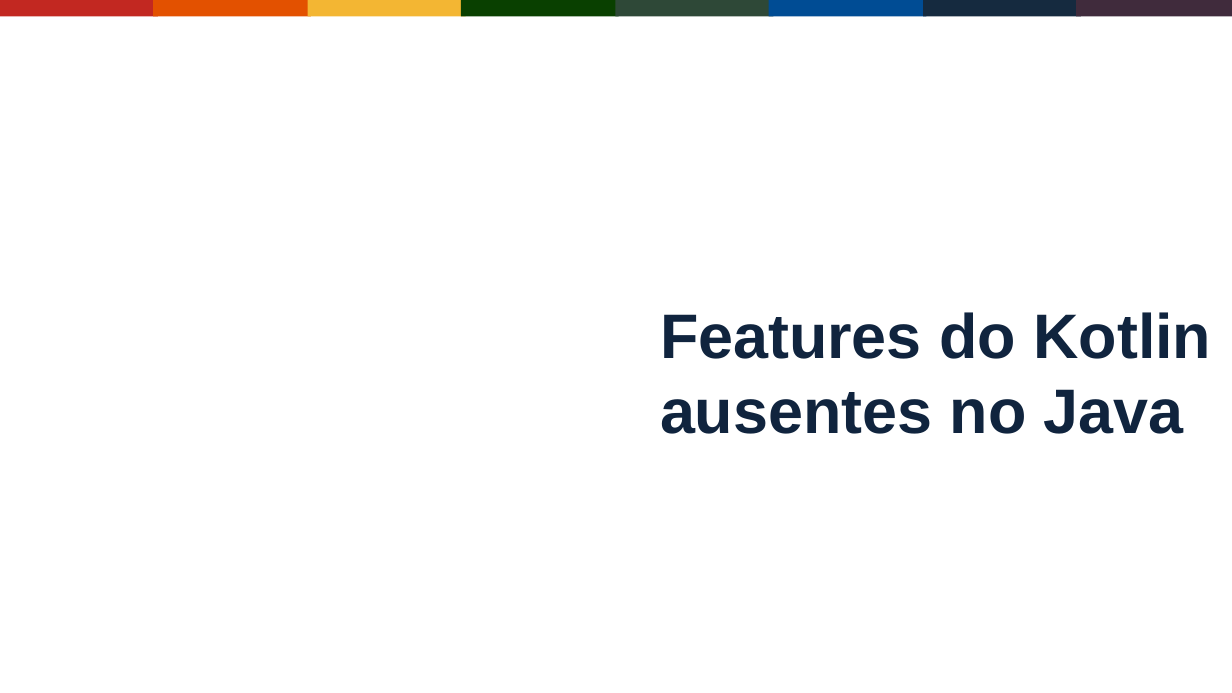
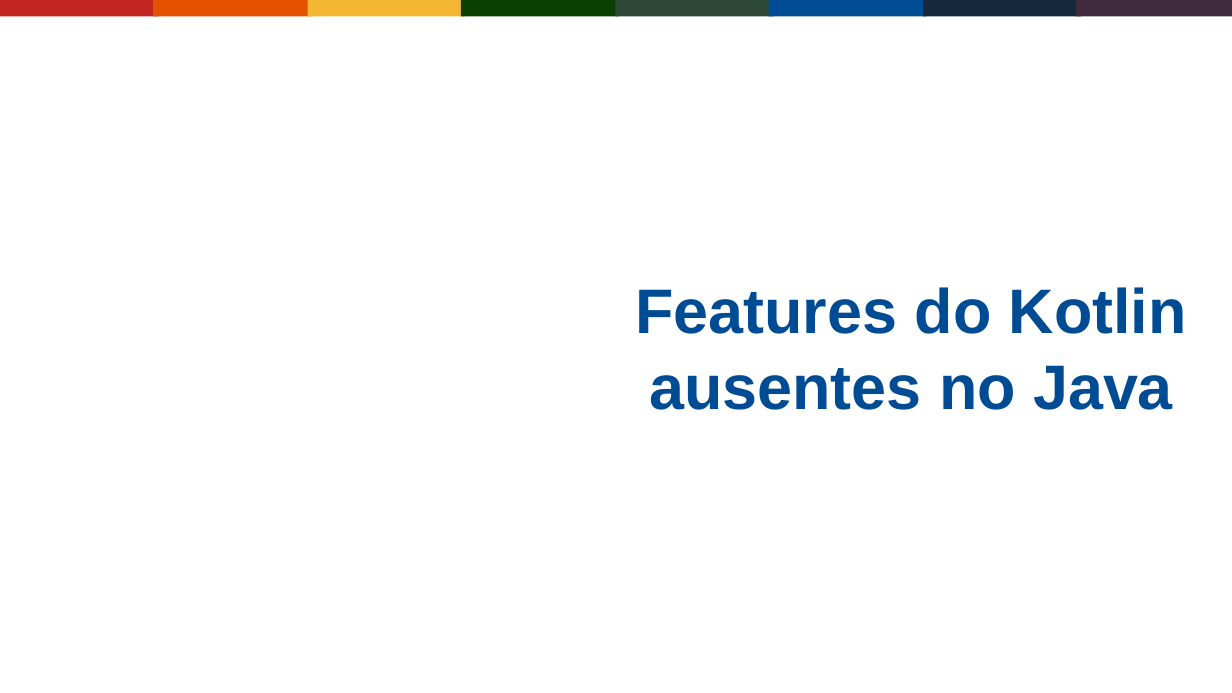
Before and after one commit to Gabrielgps25/meetup-kotlin-java-differences-features, a slide deck: slide 17 of buscando-interoperabilidade-entre-java-jvm-kotlin.odp. Drawn at 1232x693 pixels with LibreOffice and Linux fonts; fonts in the diff are those of the drawing; background and template pictures are left out. Boxes give left, top, right and bottom in pixels: in the first picture for what was removed or moved away, otherwise in the second. Text is boxed around its words. In the diff, an @@ line names an element or a change of style, - is before the commit and + after.

```diff
--- a/buscando-interoperabilidade-entre-java-jvm-kotlin.odp
+++ b/buscando-interoperabilidade-entre-java-jvm-kotlin.odp
@@ title "Features do Kotlin ausentes no ...": place and size @@
-title "Features do Kotlin ausentes no ..." at [660,312,1211,434]
+title "Features do Kotlin ausentes no ..." at [635,287,1187,410]
@@ title "Features do Kotlin ausentes no ..." at [635,287,1187,410]: text colour #10243E to #004C94; alignment left to centre @@
```
Also in this commit, not shown: 21 other slides changed.
